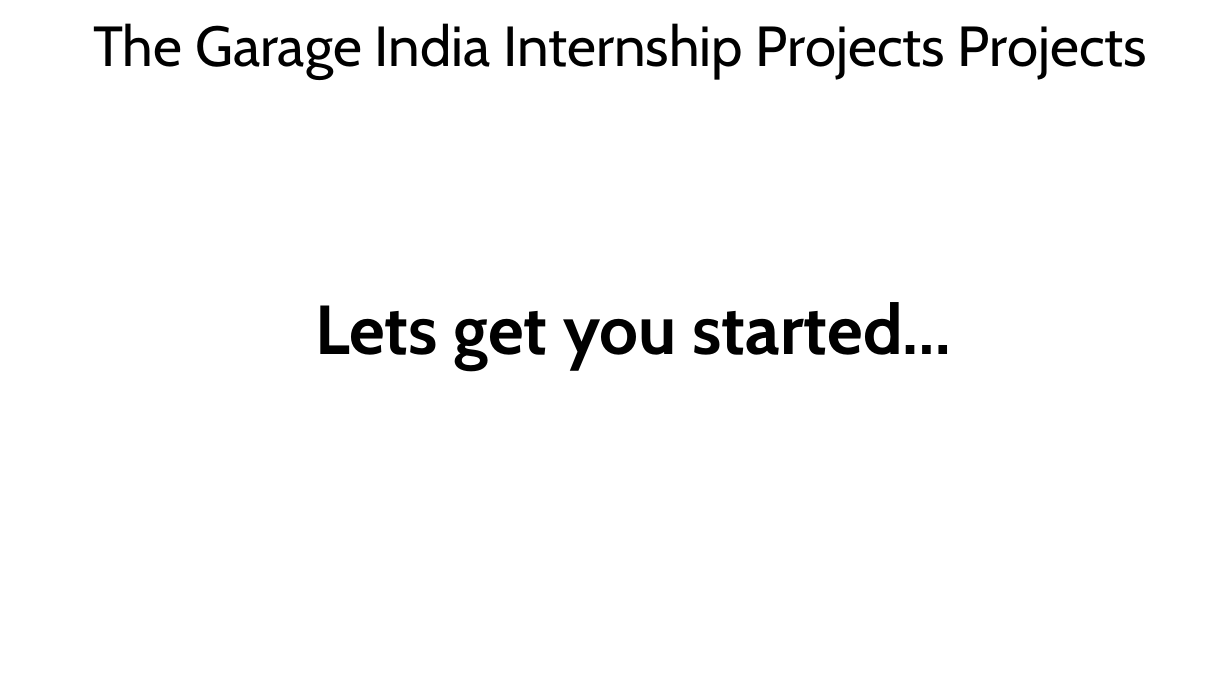
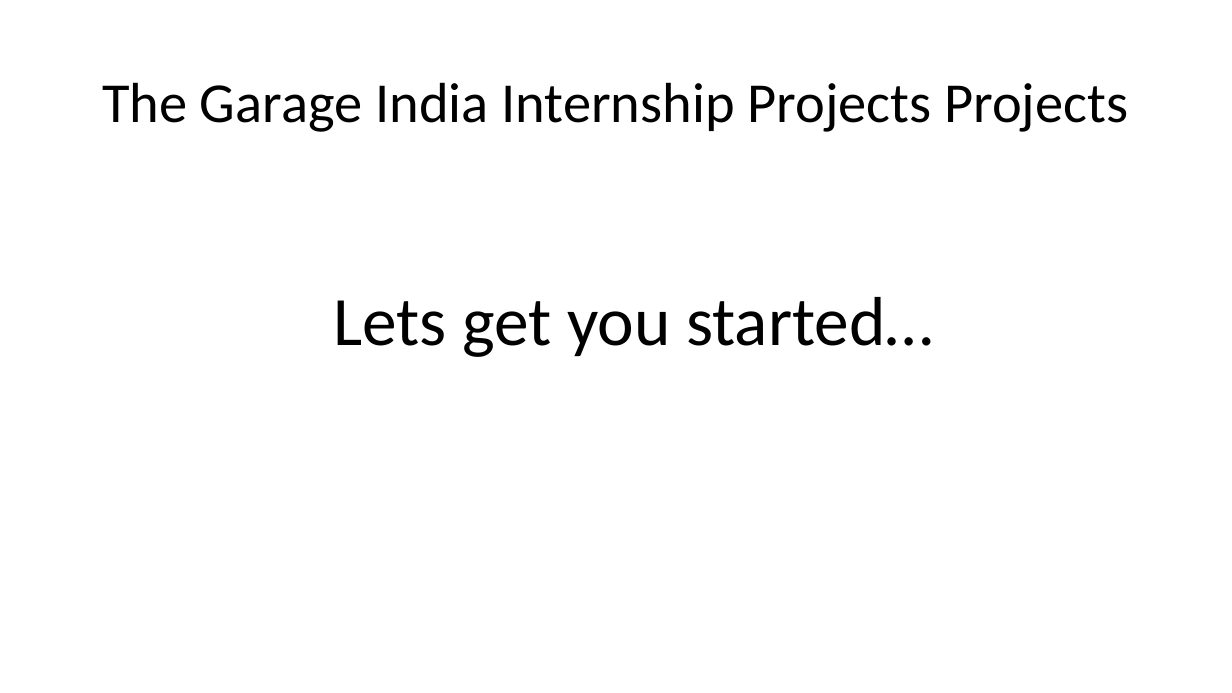
Before and after one commit to byteridge/GarageInternship2020, a slide deck: slide 7 of 1.Introduction.pptx. Drawn at 1232x693 pixels with LibreOffice and Linux fonts; fonts in the diff are those of the drawing. Boxes give left, top, right and bottom in pixels: in the first picture for what was removed or moved away, otherwise in the second. Text is boxed around its words. In the diff, an @@ line names an element or a change of style, - is before the commit and + after.

```diff
--- a/1.Introduction.pptx
+++ b/1.Introduction.pptx
@@ title "The Garage India Internship Projects ...": place and size @@
-title "The Garage India Internship Projects ..." at [93,23,1147,79]
+title "The Garage India Internship Projects ..." at [102,82,1128,132]
@@ title "The Garage India Internship Projects ..." at [102,82,1128,132]: font Cabin to Calibri; line spacing 0.8 to 0.9; vertical alignment top to middle @@
@@ text "Lets get you started…" at [333,297,933,357]: font Cabin to Calibri, bold off; line spacing 1 to 0.9; less space between paragraphs @@
```
Also in this commit, not shown: 5 other slides changed, 1 slide added, 1 slide removed.
